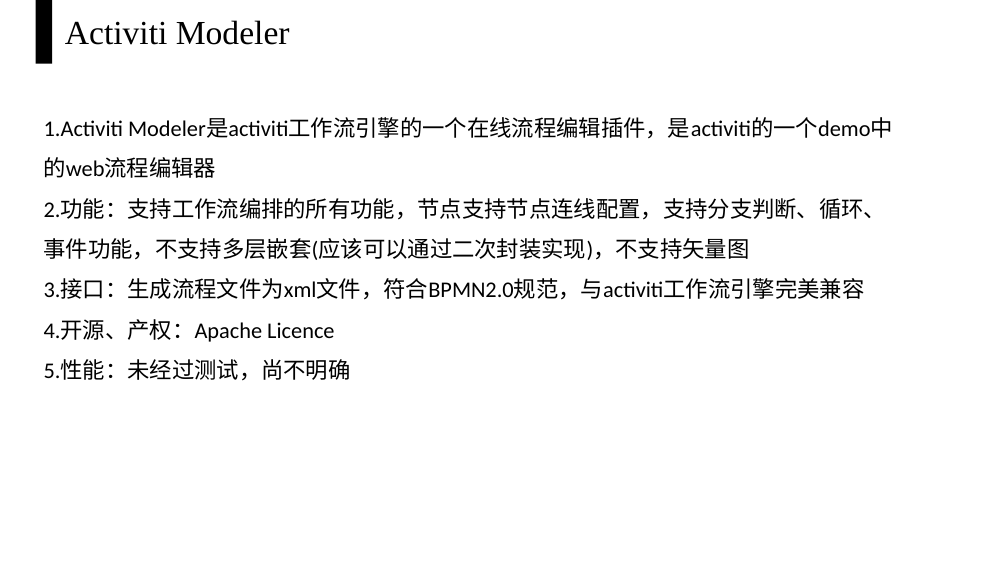
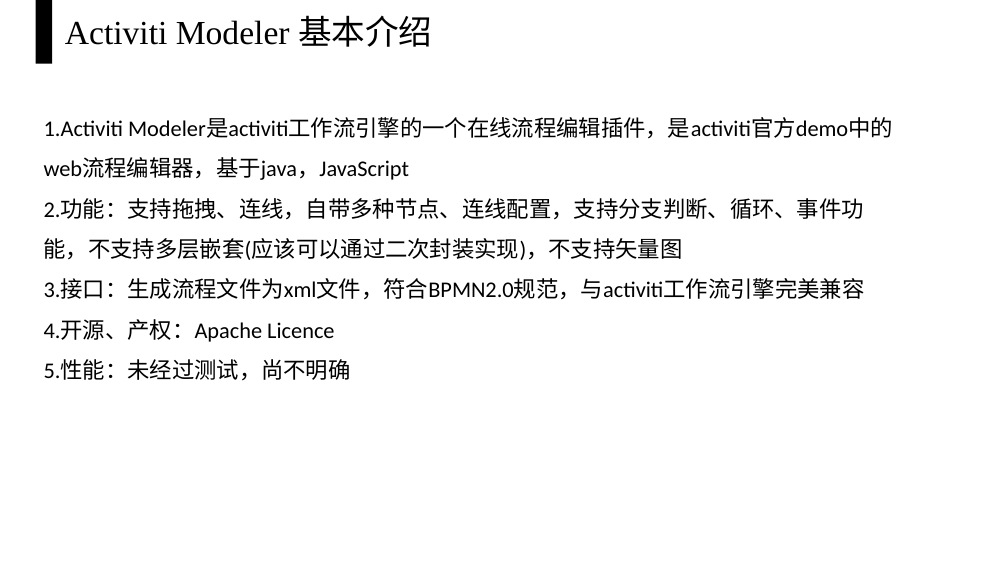
Before and after one commit to 447109919/activiti, a slide deck: slide 2 of 流程编排工具调研与选型报告.pptx (slide 4 before the commit). Drawn at 1008x567 pixels with LibreOffice and Linux fonts; fonts in the diff are those of the drawing. Boxes give left, top, right and bottom in pixels: in the first picture for what was removed or moved away, otherwise in the second. Text is boxed around its words. In the diff, an @@ line names an element or a change of style, - is before the commit and + after.

Commit message:
20190124

```diff
--- a/流程编排工具调研与选型报告.pptx
+++ b/流程编排工具调研与选型报告.pptx
@@ text at (65, 15, 432, 47): text changed @@
-Activiti Modeler
+Activiti Modeler 基本介绍
@@ text at (44, 117, 893, 260): text changed @@
-1.Activiti Modeler是activiti工作流引擎的一个在线流程编辑插件，是activiti的一个demo中的web流程编辑器
-2.功能：支持工作流编排的所有功能，节点支持节点连线配置，支持分支判断、循环、事件功能，不支持多层嵌套(应该可以通过二次封装实现)，不支持矢量图
+1.Activiti Modeler是activiti工作流引擎的一个在线流程编辑插件，是activiti官方demo中的web流程编辑器，基于java，JavaScript
+2.功能：支持拖拽、连线，自带多种节点、连线配置，支持分支判断、循环、事件功能，不支持多层嵌套(应该可以通过二次封装实现)，不支持矢量图
```
Also in this commit, not shown: 2 other slides changed, 10 slides added, 26 slides removed.
